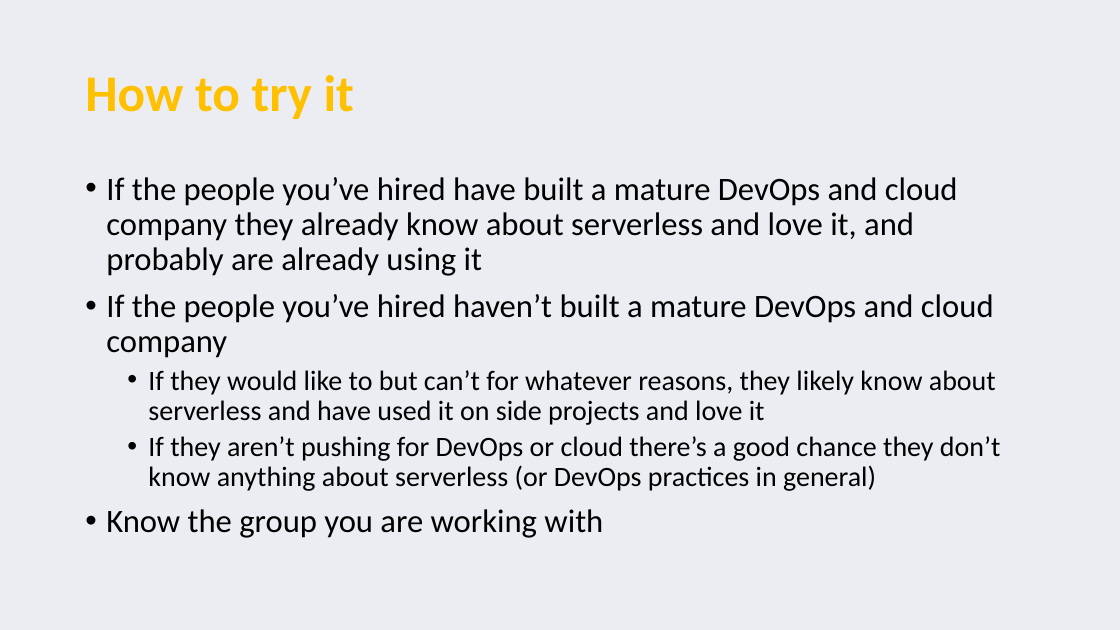
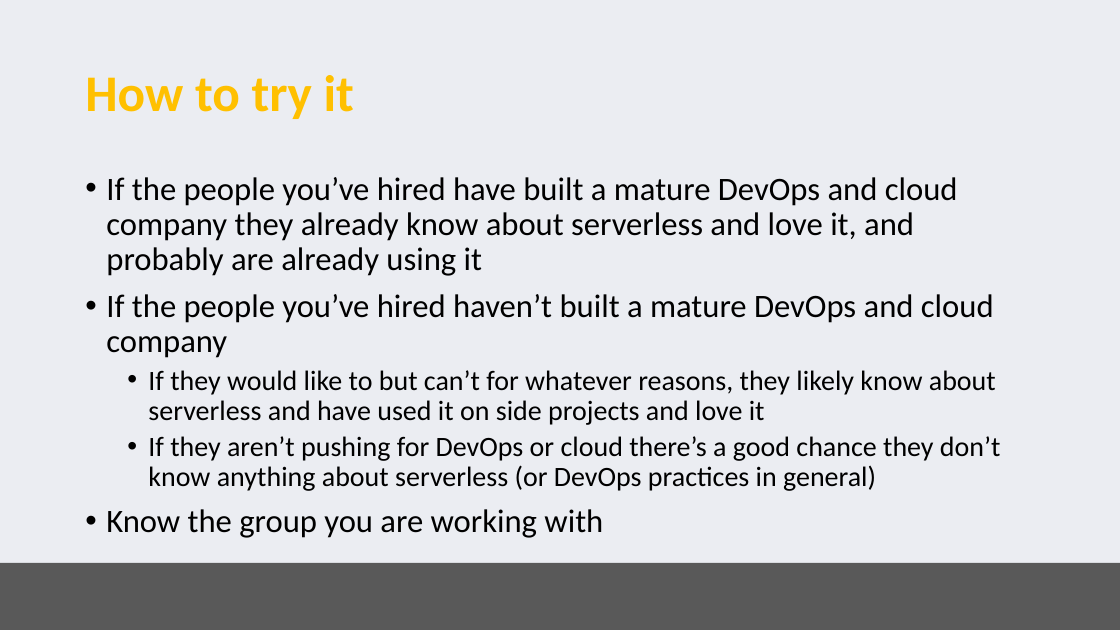
Before and after one commit to serverless-perspectives/pariveda-perspective, a slide deck: slide 12 of Serverless perspectives.pptx. Drawn at 1120x630 pixels with LibreOffice and Linux fonts; fonts in the diff are those of the drawing; background and template pictures are left out. Boxes give left, top, right and bottom in pixels: in the first picture for what was removed or moved away, otherwise in the second. Text is boxed around its words. In the diff, an @@ line names an element or a change of style, - is before the commit and + after.

```diff
--- a/Serverless perspectives.pptx
+++ b/Serverless perspectives.pptx
@@ rectangle added at [0, 563, 1120, 630], fill #595959 @@
```
Also in this commit, not shown: 14 other slides changed.
